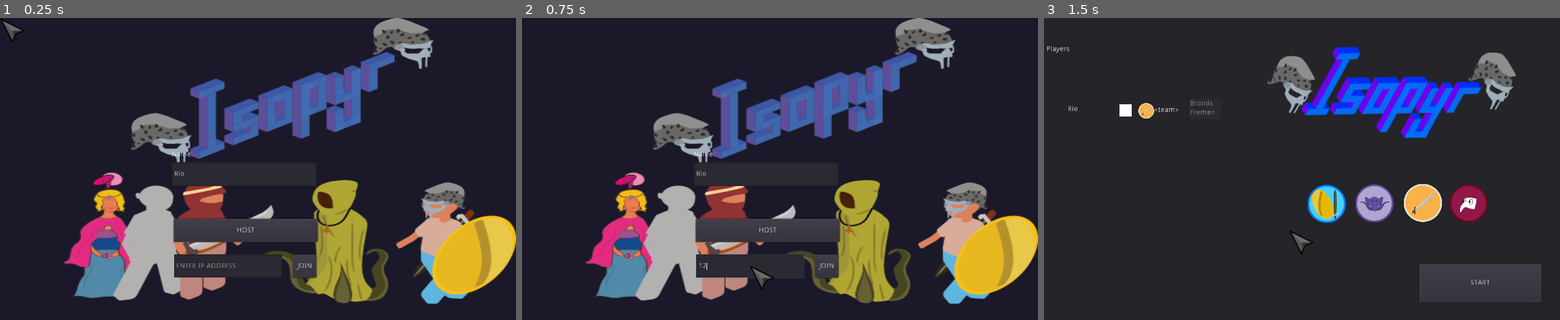
Above: before the commit, frames 1-3 (left to right).
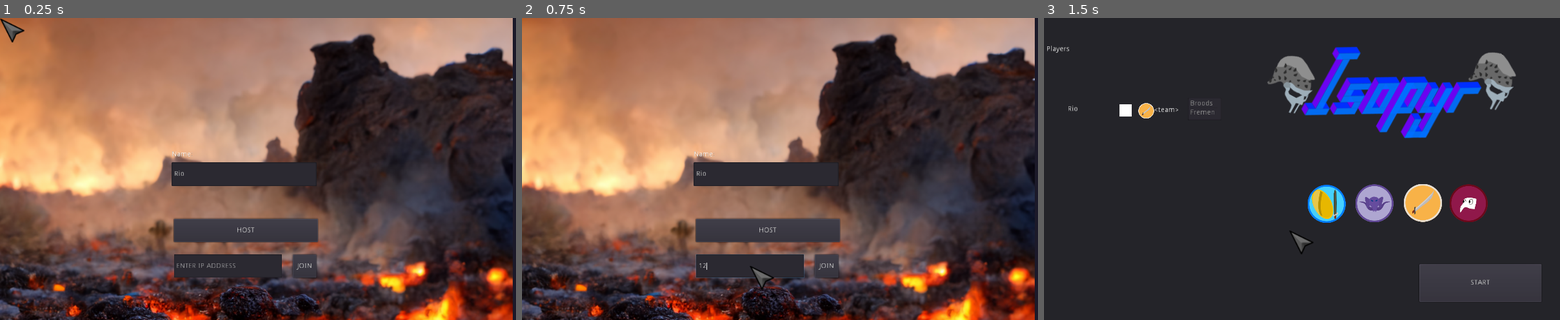
Above: after the commit, the same moments.

Repository: pjheden/isopyr
Game: Godot game, scene res://Start.tscn
Two runs of this game, one before a commit and one after it. Both use one fixed random seed, a clock stepped at 60 frames per second and the inputs below. The engine's default icon, where the game draws it, is replaced by a stand-in: a white triangle on a blue panel in a dark square.
Inputs (mouse positions are in pixels of both pictures, inside the frame that each line leads up to):
- Up to frame 1 (0.25 s): no input
- Up to frame 2 (0.75 s): click (749, 265) at 0.52 s; type "12" at 0.6 s
- Up to frame 3 (1.5 s): click "HOST" at 1.25 s

The runs differ from the first frame. In frame 1, 78% of the frame differs, in the area x 0-100%, y 0-100%; in frame 2, 78%; in frame 3, nothing differs.

Commit message:
CHANGE main menu bg image

Diff:
--- a/Start.tscn
+++ b/Start.tscn
@@ -5,7 +5,7 @@
 [ext_resource path="res://resources/ui/warrior-icon.png" type="Texture" id=3]
 [ext_resource path="res://resources/ui/goolock-icon.png" type="Texture" id=4]
 [ext_resource path="res://resources/ui/beduin-icon.png" type="Texture" id=5]
-[ext_resource path="res://resources/ui/frontpage.png" type="Texture" id=6]
+[ext_resource path="res://resources/sprites/menu_image.png" type="Texture" id=6]
 [ext_resource path="res://resources/ui/plaguedoctor-icon.png" type="Texture" id=7]
 
 [node name="Server_browser" type="Control"]
@@ -13,6 +13,9 @@
 anchor_bottom = 1.0
 mouse_filter = 2
 script = ExtResource( 1 )
+__meta__ = {
+"_edit_use_anchors_": false
+}
 
 [node name="Background_panel" type="Panel" parent="."]
 self_modulate = Color( 0.756863, 0.698039, 1, 1 )
@@ -23,8 +26,14 @@
 [node name="Logo" type="TextureRect" parent="Background_panel"]
 anchor_right = 1.0
 anchor_bottom = 1.0
+margin_left = -6.0
+margin_right = -6.0
+margin_bottom = 424.0
 texture = ExtResource( 6 )
 stretch_mode = 1
+__meta__ = {
+"_edit_use_anchors_": false
+}
 
 [node name="Create_server" type="Button" parent="Background_panel"]
 anchor_left = 0.5
Binary file added: resources/sprites/menu_image.png
Not shown, added: resources/sprites/menu_image.png.import
